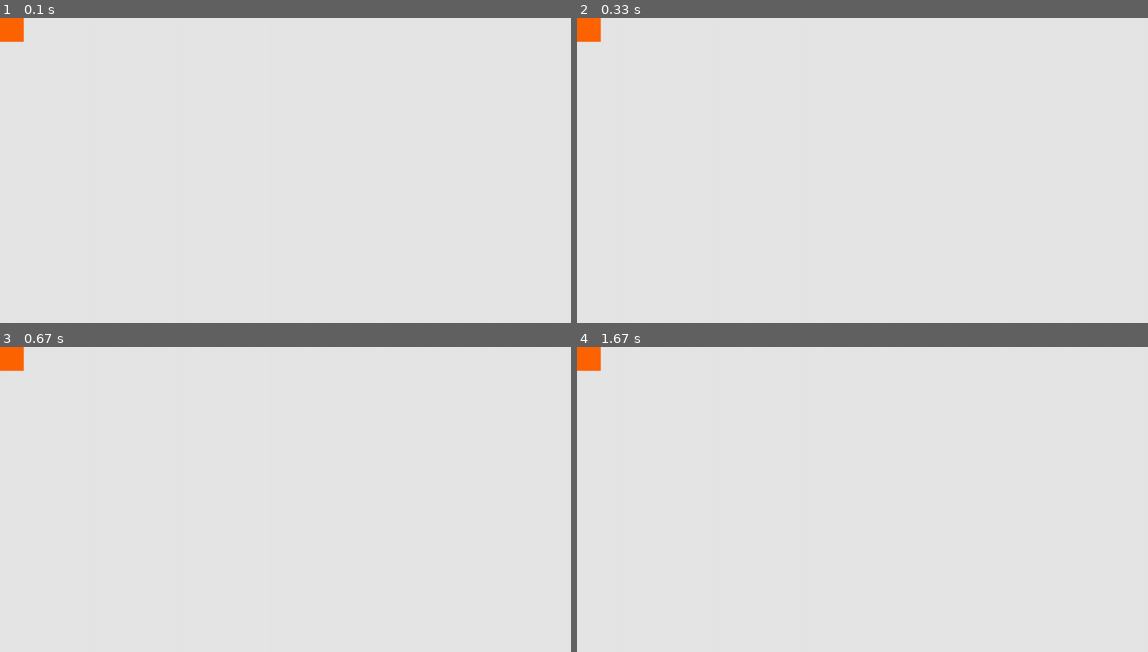
Above: before the commit, frames 1-4 (two rows, left to right).
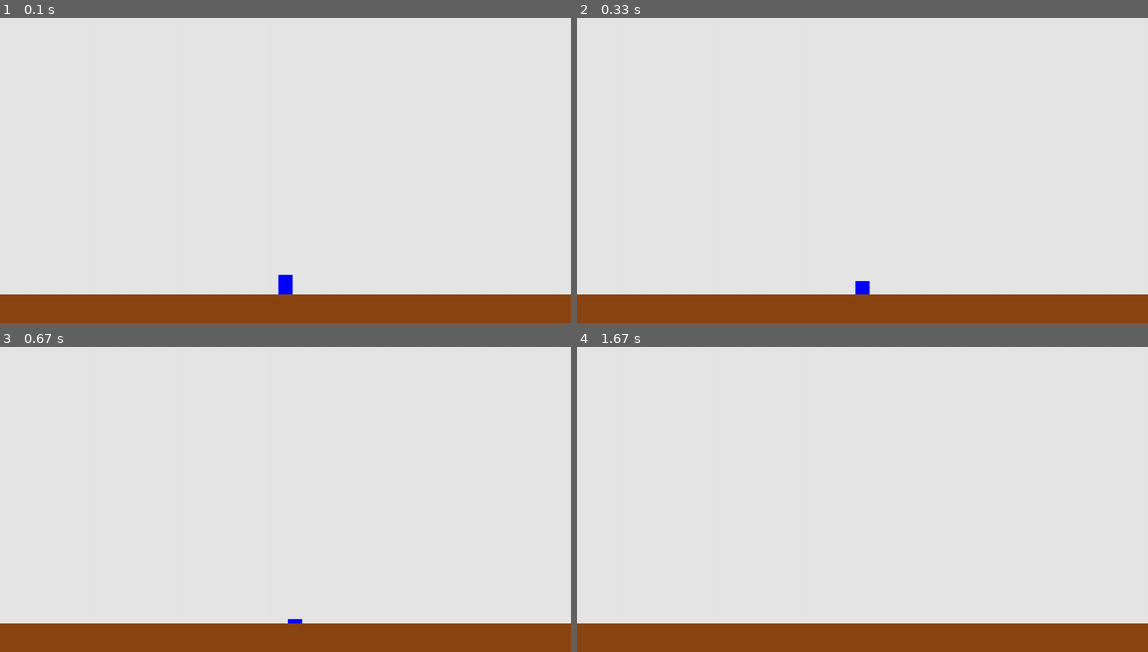
Above: after the commit, the same moments.

Repository: munxen/Python-Pygame
Game: pygame game, started from Coursider/Coursider.py
The game is run twice, just before and just after one commit, with the same random seed, the same clock (stepped at 60 frames per second) and the same inputs.
Inputs:
- Up to frame 1 (0.1 s): no input
- Up to frame 2 (0.33 s): no input
- Up to frame 3 (0.67 s): hold Right from 0.33 s (still down)
- Up to frame 4 (1.67 s): release Right at 0.8 s; hold Left from 1.33 s (still down)

The runs differ from the first frame. In frame 1, 9.9% of the frame differs, in the area x 0-100%, y 0-100%; in frame 2, 9.8%; in frame 3, 9.7%; in frame 4, 9.7%.

Commit message:
Add collizions with player and objects. Add sprites

Diff:
--- a/Coursider/Coursider.py
+++ b/Coursider/Coursider.py
@@ -4,12 +4,14 @@
 
 from settings__ import Settings
 from player__ import Player
+from platform__ import Platform
 
 def run_game():
+
     # Инициализирует pygame, settings  и объект экрана
     pygame.init()
     ai_settings = Settings()
-    screen = pygame.display.set_mode ((ai_settings.screen_width, ai_settings.screen_height))
+    screen = pygame.display.set_mode ((ai_settings.screen_width,ai_settings.screen_height))
     pygame.display.set_caption("Coursider")
 
     # Фреймрейт
@@ -19,8 +21,10 @@
     all_sprites = pygame.sprite.Group()
 
     # Создание класса Player и добавление в общую группу
-    player = Player()
+    platform = Platform()
+    player = Player(ai_settings.screen_width,ai_settings.screen_height)
     all_sprites.add(player)
+    all_sprites.add(platform)
 
     # Запуск основного цикла игры
     while True:
@@ -29,9 +33,42 @@
             if event.type == pygame.QUIT:
                 sys.exit()
 
-         # Обновлене спрайтов
+        """Управление"""
+        if event.type == pygame.KEYDOWN: #Если клавиши нажаты
+            if event.key == pygame.K_LEFT:
+                player.go_left()
+            if event.key == pygame.K_RIGHT:
+                player.go_right()
+            if event.key == pygame.K_UP:
+                player.jump()
+
+        if event.type == pygame.KEYUP: #Если клавиши опущены
+            if event.key == pygame.K_LEFT and player.change_x < 0:
+                player.stop()
+            if event.key == pygame.K_RIGHT and player.change_x > 0:
+                player.stop()
+
+
+        #Проверка на столкновение с платформой
+        hits = pygame.sprite.spritecollide(player, all_sprites, False)
+        for hit in hits:
+            if player.change_y > 0:
+                player.rect.bottom = platform.rect.top
+            elif player.change_y <0:
+                player.rect.top = platform.rect.bottom
+            #player.change_y = 0 #Останавливаем вертикальное движение
+
+
+        # Обновлене спрайтов
         all_sprites.update()
 
+        #Ограничение передвижения
+        if player.rect.right > ai_settings.screen_width:
+            player.rect.right = ai_settings.screen_width
+        if player.rect.left < 0:
+            player.rect.left = 0
+
+        """Рендеринг"""
         # При каждом проходе цикла перерисовывается экран
         screen.fill(ai_settings.bg_color)
 
--- a/Coursider/platform__.py
+++ b/Coursider/platform__.py
@@ -1,8 +1,10 @@
 import pygame
 
-class Platform():
+class Platform(pygame.sprite.Sprite):
     """Инициализация платформы"""
-    def __init__(self,screen_width):
-        self.screen_width = screen_width
-        self.surf = pygame.Surface((screen_width,20))
-        self.surf.fill((255,0,0))
+    def __init__(self):
+        super().__init__()
+        self.image = pygame.Surface((1200,100))
+        self.image.fill((139, 69, 19))
+        self.rect = self.image.get_rect()
+        self.rect.center = (600, 630)
--- a/Coursider/player__.py
+++ b/Coursider/player__.py
@@ -1,11 +1,44 @@
 import pygame
 
 class Player(pygame.sprite.Sprite):
-    def __init__(self):
+
+    def __init__(self, screen_width, screen_height):
         """Инициализирует игрока и его начальную позицию"""
         super().__init__()
-        self.image = pygame.Surface((50,50)) #Размеры поверхности
+        self.screen_width = screen_width
+        self.screen_height = screen_height
+        self.image = pygame.Surface((30,50))
         self.image.fill((0,0,255))
-        self.player_color = (255, 100, 0) #Цвет игрока
-        pygame.draw.rect(self.image, self.player_color, pygame.Rect(0, 0, 300, 200))
         self.rect = self.image.get_rect()
+        self.change_x = 0 #скорость влево/вправо
+        self.change_y = 0 #скорость вверх/вниз
+        self.rect.center = (screen_width/2, screen_height/2)
+
+    def update(self):
+        """Управление игроком"""
+        self.gravity()
+        self.rect.x += self.change_x #передвижение влево/вправо
+        self.rect.y += self.change_y #передвижение вверх/вниз
+
+    def gravity(self):
+        """Гравитация игрока"""
+        if self.change_y == 0:
+            self.change_y = 0.1
+        else:
+            self.change_y += .95
+
+    def go_left(self):
+        """Ходьба влево"""
+        self.change_x = -1
+
+    def go_right(self):
+        """Ходьба вправо"""
+        self.change_x = 1
+
+    def jump(self):
+        "Прыжок"
+        self.change_y += -5
+
+    def stop(self):
+        """Чел стоит"""
+        self.change_x = 0
--- a/Coursider/settings__.py
+++ b/Coursider/settings__.py
@@ -1,6 +1,6 @@
 class Settings():
+    """Класс для хранения настроек игры Coursider"""
 
-    """Класс для хранения настроек игры Coursider"""
     def __init__(self):
         """Инициализирует настройки игры"""
         #Параметры экрана
